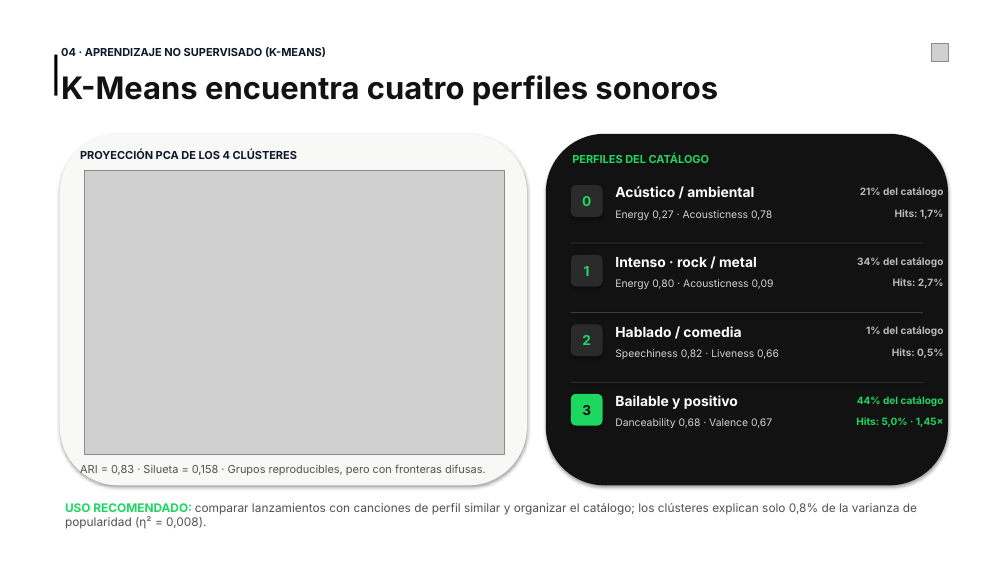
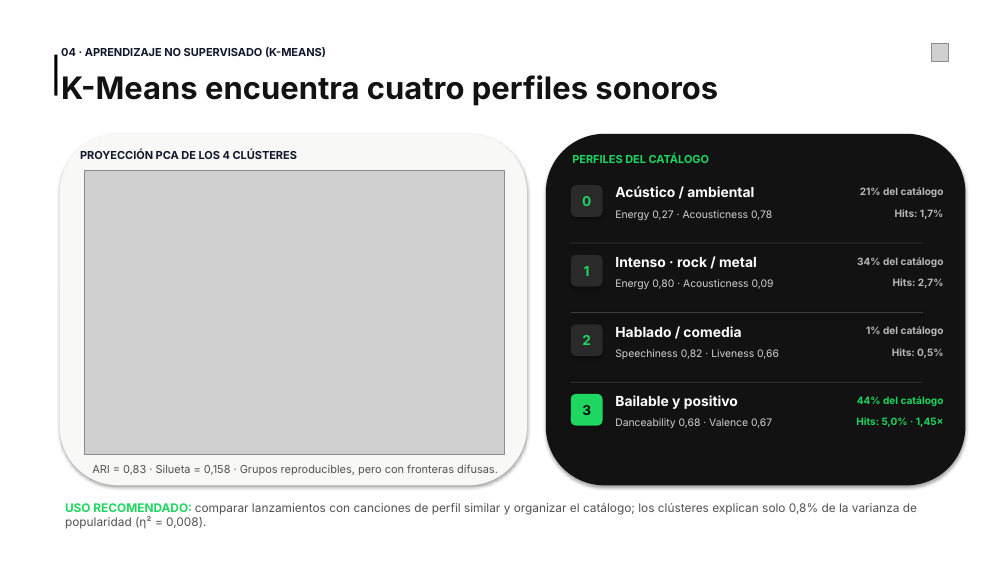
Before and after one commit to Sebiac/Machine-Learning, a slide deck: slide 6 of Presentacion_EP3_Spotify.pptx (slide 5 before the commit). Drawn at 1008x567 pixels with LibreOffice and Linux fonts; fonts in the diff are those of the drawing; grey boxes stand for pictures. Boxes give left, top, right and bottom in pixels: in the first picture for what was removed or moved away, otherwise in the second. Text is boxed around its words. In the diff, an @@ line names an element or a change of style, - is before the commit and + after.

```diff
--- a/Presentacion_EP3_Spotify.pptx
+++ b/Presentacion_EP3_Spotify.pptx
@@ rounded rectangle: place and size @@
-rounded rectangle at [546,134,948,485]
+rounded rectangle at [546,134,966,485]
@@ text "ARI = 0,83 · Silueta ...": place and size @@
-text "ARI = 0,83 · Silueta ..." at [80,464,486,475]
+text "ARI = 0,83 · Silueta ..." at [92,464,498,475]
```
Also in this commit, not shown: 1 other slide changed, 1 slide added.
